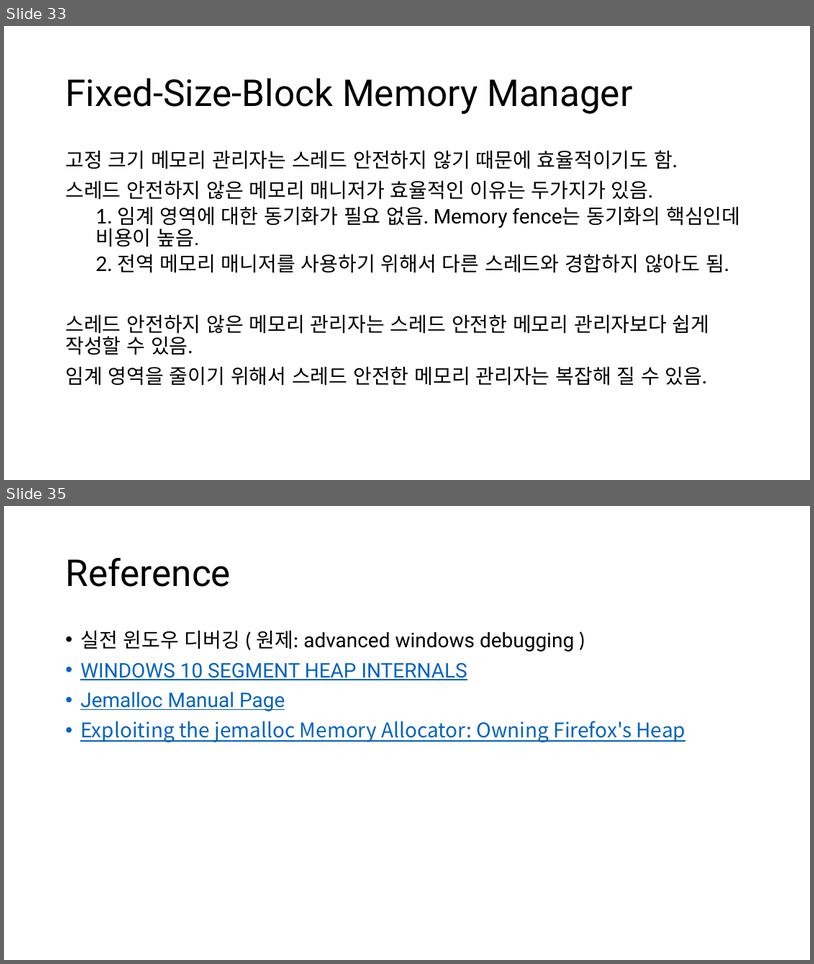
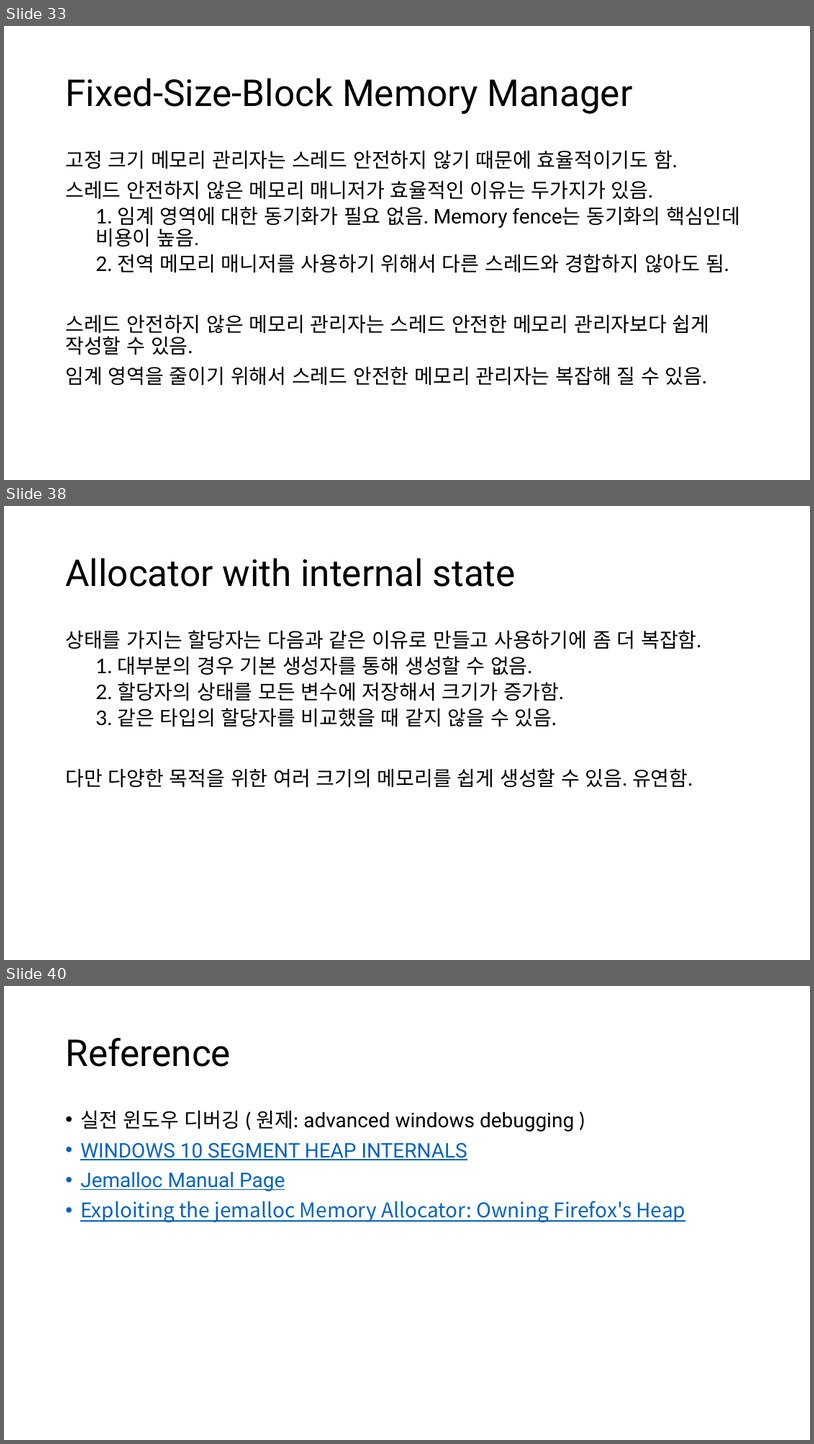
Before and after one commit to CppKorea/OptimizedCppStudy, a slide deck: 13th Study/Optimized C++ Study - Chapter 13, Optimize Memory Management.pptx. Shown one above the other, each under a label of ours: slides 33 and 35 before the commit, slides 33, 38 and 40 after it; the slides between them are not shown. The pictures are 814x964 and 814x1444 pixels, drawn with LibreOffice and Linux fonts; fonts in the diff are those of the drawing. Boxes give left, top, right and bottom in pixels: in the first picture for what was removed or moved away, otherwise in the second. Text is boxed around its words. In the diff, an @@ line names an element or a change of style, - is before the commit and + after.

```diff
--- a/13th Study/Optimized C++ Study - Chapter 13, Optimize Memory Management.pptx
+++ b/13th Study/Optimized C++ Study - Chapter 13, Optimize Memory Management.pptx
@@ slide 38 added at bbox=[4, 506, 810, 960], background #FFFFFF @@
@@ title added at bbox=[65, 558, 516, 587], 44 pt, text #000000 @@
+Allocator with internal state
@@ text added at bbox=[65, 630, 702, 788], 24 pt, text #000000 @@
+상태를 가지는 할당자는 다음과 같은 이유로 만들고 사용하기에 좀 더 복잡함.
+  1. 대부분의 경우 기본 생성자를 통해 생성할 수 없음.
+  2. 할당자의 상태를 모든 변수에 저장해서 크기가 증가함.
+  3. 같은 타입의 할당자를 비교했을 때 같지 않을 수 있음.
+다만 다양한 목적을 위한 여러 크기의 메모리를 쉽게 생성할 수 있음. 유연함.
@@ what was slide 35 is now slide 40 @@
```
Also in this commit, not shown: 7 slides changed, 4 other slides added.
